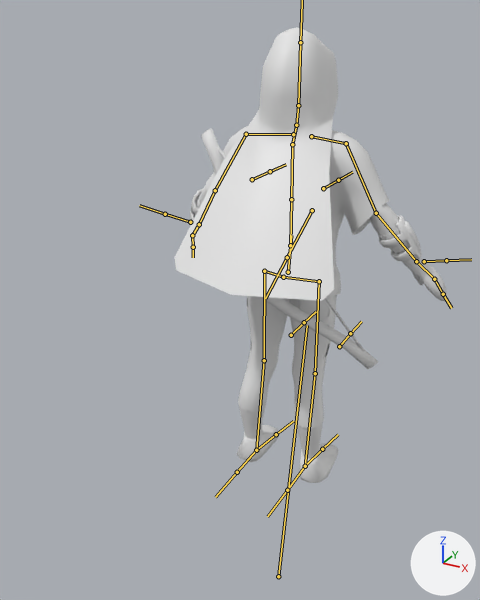
The FBX model Content/archerAnim/archerAnim.fbx, before and after one commit.
The view is the same before and after, from a camera (50 mm lens) standing at (0.94, -2.1, 0.93) and looking at (-0.14, -0.13, -0.06). Lighting does not change. The marker at lower right points along +X, +Y and +Z. The bones that bend it are drawn over the model as lines.

In view in the first picture: 'ArcherFinal', 'BowFinal'.
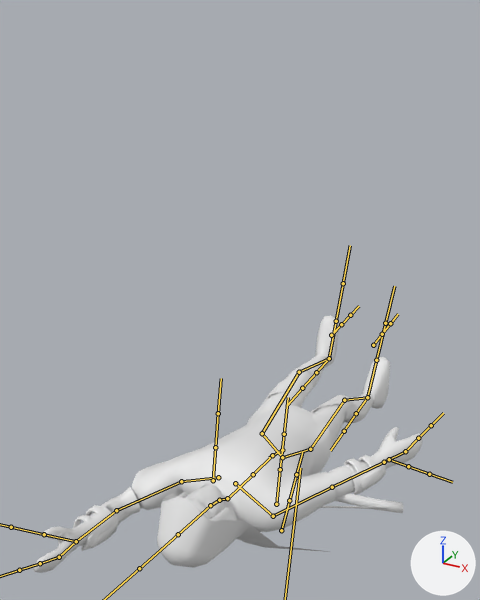
The newer file adds an action. The first version stands in its rest pose; the second is drawn at frame 23 of the action 'metarig.002|metarig.002|death'.

Boxes (x1, y1, x2, y2) around the edits, measured in the pictures (480 x 600 px):
'ArcherFinal', posed (43% wider, 43% shorter)
    before: (174, 27, 447, 483)
    after: (33, 315, 423, 573)
'BowFinal', posed
    before: (201, 128, 378, 369)
    after: (321, 493, 404, 513)
bone 'spine.001', root to tip
    before: (288, 272) to (291, 235)
    after: (282, 450) to (269, 457)
bone 'upper_arm.L', root to tip
    before: (246, 134) to (215, 190)
    after: (181, 481) to (116, 510)
bone 'forearm.L', root to tip
    before: (215, 190) to (199, 224)
    after: (116, 510) to (76, 541)
bone 'upper_arm.R', root to tip
    before: (346, 143) to (376, 213)
    after: (273, 516) to (332, 487)
bone 'forearm.R', root to tip
    before: (376, 213) to (416, 261)
    after: (332, 487) to (384, 462)
bone 'thigh.L', root to tip
    before: (264, 271) to (264, 360)
    after: (262, 433) to (299, 372)
bone 'thigh.L.001.L', root to tip
    before: (264, 360) to (256, 450)
    after: (299, 372) to (329, 358)
bone 'thigh.R', root to tip
    before: (319, 281) to (315, 373)
    after: (310, 449) to (344, 400)
bone 'thigh.L.001.R', root to tip
    before: (315, 373) to (305, 466)
    after: (344, 400) to (367, 397)
bone 'swordBone', root to tip
    before: (312, 210) to (287, 257)
    after: (281, 530) to (289, 500)

What the commit changed:
Bone 'spine.007' (bone_spine_007) moves from (0.0, 0.0, 0.0) to (0.0, -0.705, 0.121).
Bone 'spine.001' (bone_spine_001) moves from (0.0, 0.0, 0.0) to (0.0, -0.073, 0.013).
Bone 'spine.001' (bone_spine_001) turns from (0, 0, 0) to (-80, 0, 0) degrees about its own x, y and z.
Bone 'upper_arm.L' (bone_upper_arm_l) turns from (0, 0, 0) to (-16, -11, 108) degrees about its own x, y and z.
Bone 'forearm.L' (bone_forearm_l) turns from (0, 0, 0) to (-3, -30, 44) degrees about its own x, y and z.
Bone 'upper_arm.R' (bone_upper_arm_r) turns from (0, 0, 0) to (16, 0, -1) degrees about its own x, y and z.
Bone 'forearm.R' (bone_forearm_r) turns from (0, 0, 0) to (-23, 2, 8) degrees about its own x, y and z.
Bone 'thigh.L' (bone_thigh_l) turns from (0, 0, 0) to (-25, 0, 0) degrees about its own x, y and z.
Bone 'thigh.L.001.L' (bone_thigh_l_001_l) turns from (0, 0, 0) to (24, 0, 0) degrees about its own x, y and z.
Bone 'thigh.R' (bone_thigh_r) turns from (0, 0, 0) to (-12, 0, 0) degrees about its own x, y and z.
Bone 'thigh.L.001.R' (bone_thigh_l_001_r) turns from (0, 0, 0) to (21, 0, 0) degrees about its own x, y and z.
Bone 'swordBone' (bone_swordbone) turns from (0, 0, 0) to (-14, -2, -1) degrees about its own x, y and z.
